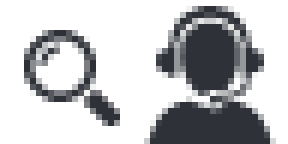
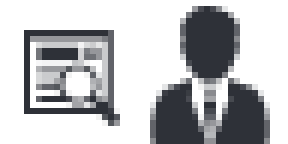
Before/after of a 288×144 layered artwork. What changed in the layer stack:
hid "Camada 13" over (24, 30, 120, 126)
showed "Camada 11" over (24, 30, 120, 126)
removed layer "Camada 9" over (144, 6, 276, 144)
added layer "Camada 16" above "Camada 2" over (150, 6, 270, 144)
